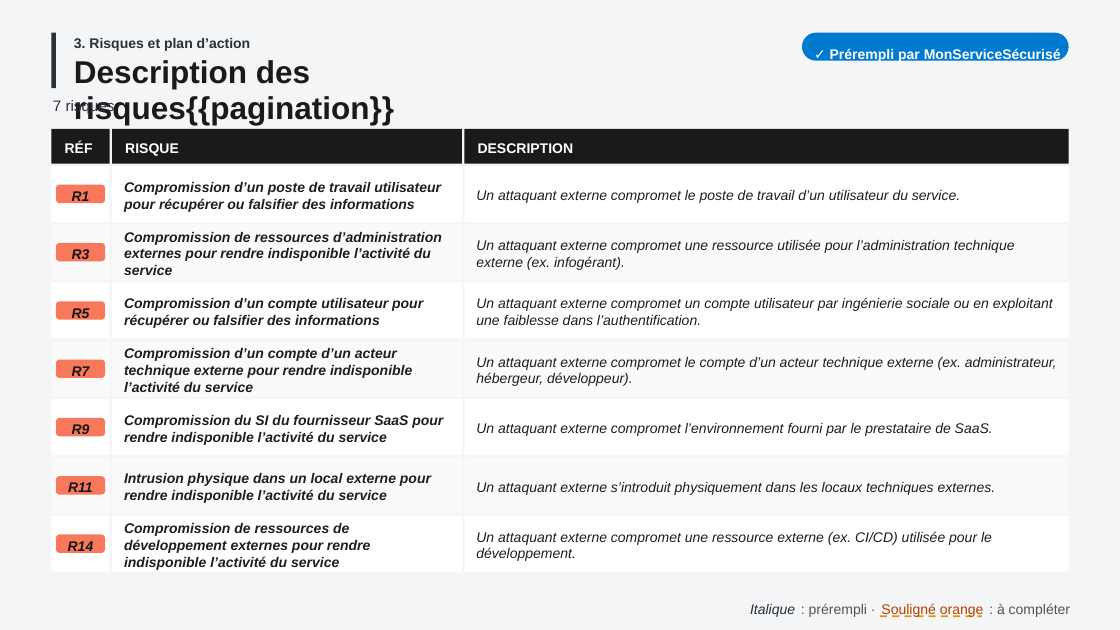
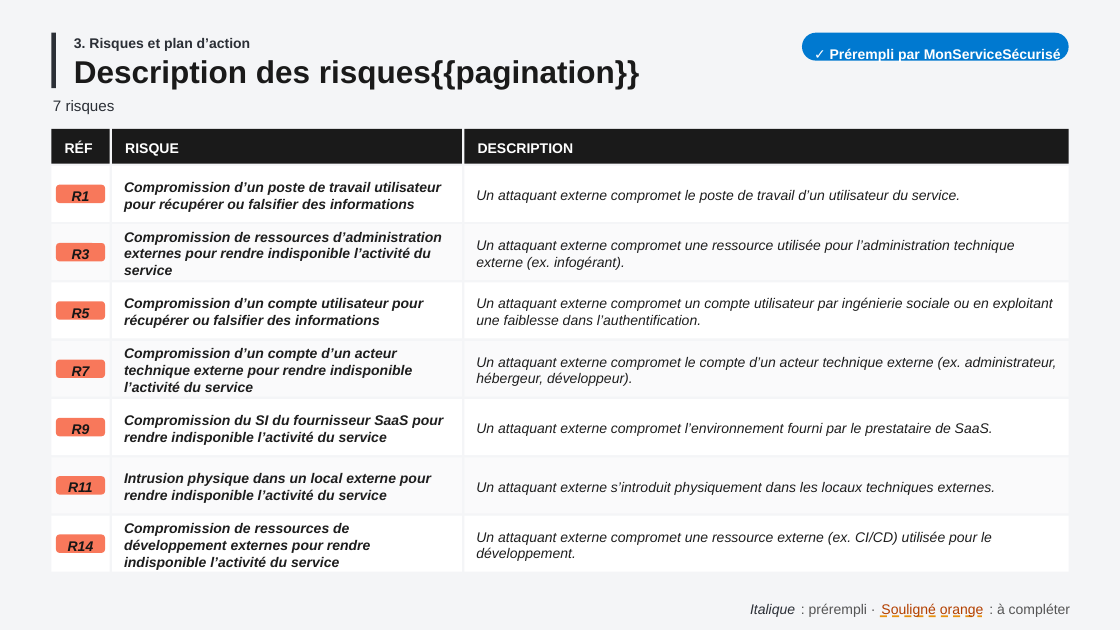
Before and after one commit to betagouv/mon-service-securise, a slide deck: slide 15 of src/vuesPowerpoint/supportCommissionHomologation.pptx. Drawn at 1120x630 pixels with LibreOffice and Linux fonts; fonts in the diff are those of the drawing. Boxes give left, top, right and bottom in pixels: in the first picture for what was removed or moved away, otherwise in the second. Text is boxed around its words. In the diff, an @@ line names an element or a change of style, - is before the commit and + after.

Commit message:
[PPTX] Élargis le bloc titre "Description des risques"
… sinon dans le PPT généré, on a "Description des risques 1/2" et le "1/2" passe à la ligne.
Avec ce commit tous les titres liés aux risques sont de la même largeur.

```diff
--- a/src/vuesPowerpoint/supportCommissionHomologation.pptx
+++ b/src/vuesPowerpoint/supportCommissionHomologation.pptx
@@ text "Description des risques{{pagination}}" rewrapped from <box>74,60,394,125</box> to <box>74,60,639,89</box> @@
```
